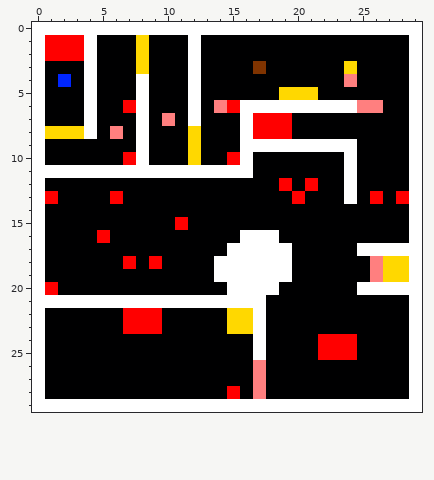
File history of a pixel-art sprite, res/level2.png. Above: the version before the commit.
The file is 30x30 pixels. Colours within 5 levels of each other are drawn and written as one.
The result:
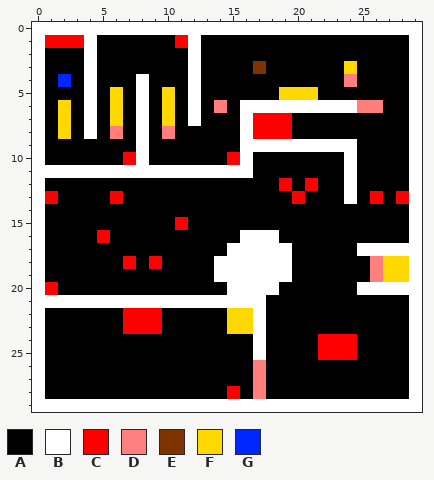
Palette (. is transparent): A #000001  B #ffffff  C #ff0000  D #ff7f7f  E #7f3300  F #ffd800  G #0026ff
Diff:
{"y":1,"x":8,"old":"F","new":"A"}
{"y":1,"x":11,"old":"A","new":"C"}
{"y":2,"x":1,"old":"CCC","new":"AAA"}
{"y":2,"x":8,"old":"F","new":"A"}
{"y":3,"x":8,"old":"F","new":"A"}
{"y":5,"x":6,"old":"A","new":"F"}
{"y":5,"x":10,"old":"A","new":"F"}
{"y":6,"x":2,"old":"A","new":"F"}
{"y":6,"x":6,"old":"AC","new":"FA"}
{"y":6,"x":10,"old":"A","new":"F"}
{"y":6,"x":15,"old":"C","new":"A"}
{"y":7,"x":2,"old":"A","new":"F"}
{"y":7,"x":6,"old":"A","new":"F"}
{"y":7,"x":10,"old":"D","new":"F"}
{"y":8,"x":1,"old":"F","new":"A"}
{"y":8,"x":3,"old":"F","new":"A"}
{"y":8,"x":10,"old":"A","new":"D"}
{"y":8,"x":12,"old":"F","new":"A"}
{"y":9,"x":12,"old":"F","new":"A"}
{"y":10,"x":12,"old":"F","new":"A"}
{"label":"changed","picture_box":[45,35,240,165]}
